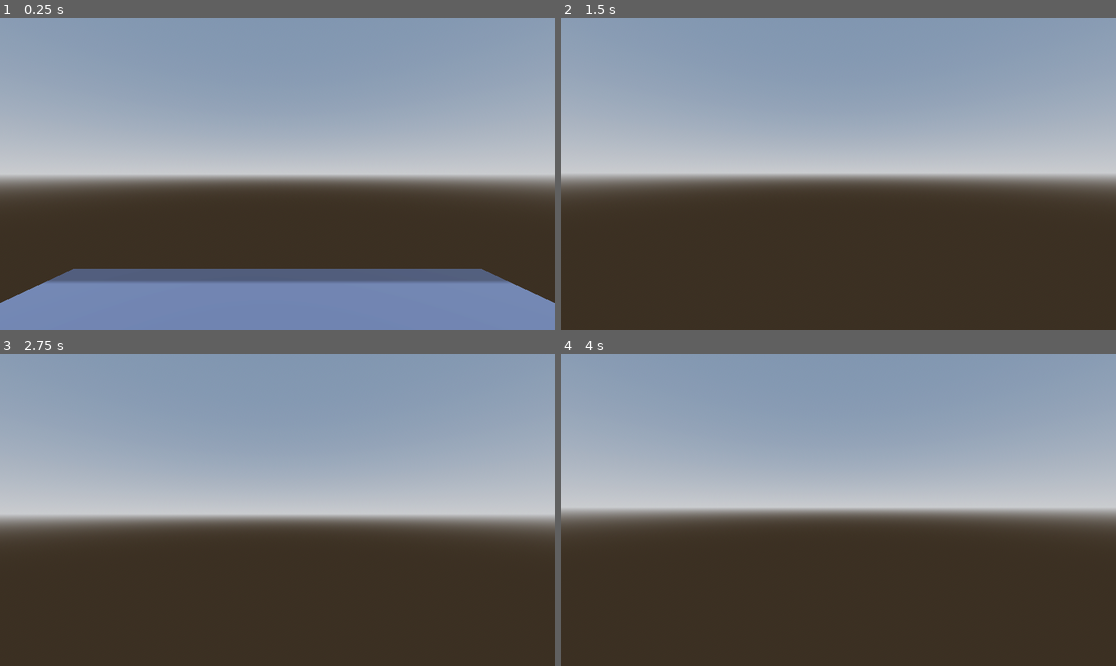
Above: before the commit, frames 1-4 (two rows, left to right).
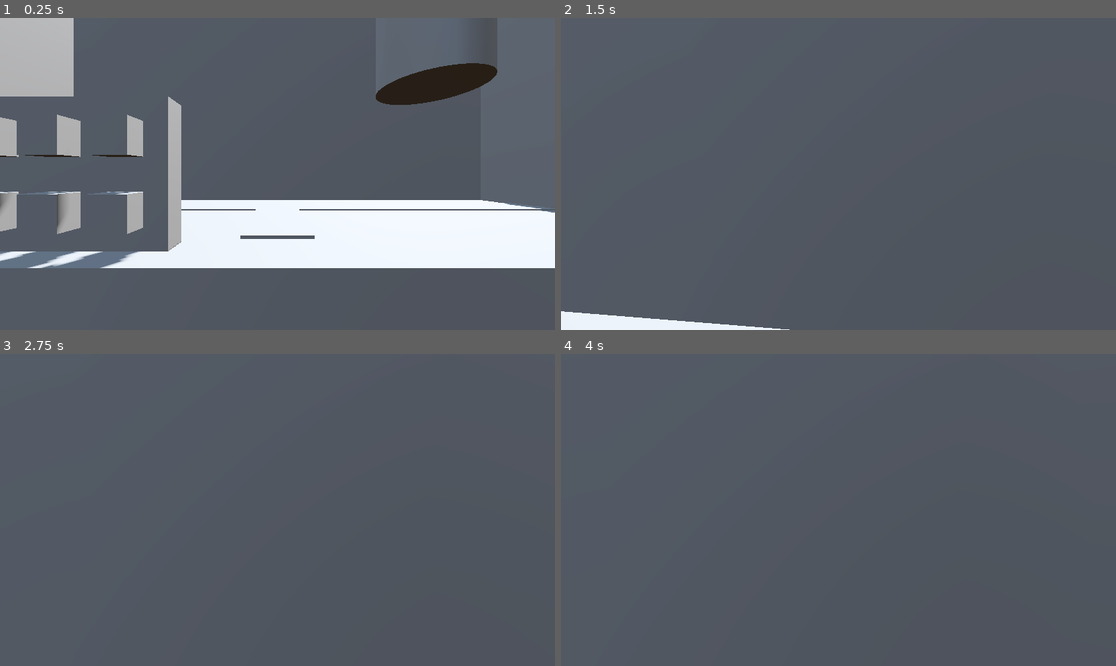
Above: after the commit, the same moments.

Repository: MrAwesomeOwl/scamajohn
Game: Godot game, scene res://main.tscn
The game is run twice, just before and just after one commit, with the same random seed, the same clock (stepped at 60 frames per second) and the same inputs. Before the commit the project starts from res://character_test_level.tscn. The engine's default icon, where the game draws it, is replaced by a stand-in: a white triangle on a blue panel in a dark square.
Inputs (mouse positions are in pixels of both pictures, inside the frame that each line leads up to):
- Up to frame 1 (0.25 s): no input
- Up to frame 2 (1.5 s): tap Enter (ui_accept) at 0.5, 0.77 s; move the mouse to (866, 174) at 0.52 s; hold W (forward) from 0.53 s (still down); click (866, 174) at 0.6 s; move the mouse to (810, 174) at 1.27 s; click (810, 174) at 1.35 s
- Up to frame 3 (2.75 s): keep holding W (forward); tap Enter (ui_accept) at 1.52, 2 s; move the mouse to (288, 503) at 2.02 s; click (288, 503) at 2.1 s
- Up to frame 4 (4 s): keep holding W (forward); tap Enter (ui_accept) at 2.75, 3.02, 3.5, 3.77 s; move the mouse to (832, 516) at 2.77 s; click (832, 516) at 2.85 s; move the mouse to (877, 513) at 3.52 s; click (877, 513) at 3.6 s

The runs differ from the first frame. In frame 1, 97% of the frame differs, in the area x 0-100%, y 0-100%; in frame 2, 99%; in frame 3, 99%; in frame 4, 99%.

Commit message:
add character

Diff:
--- a/main.tscn
+++ b/main.tscn
@@ -1,4 +1,19 @@
-[gd_scene load_steps=14 format=3 uid="uid://cfrm7fkwks3ss"]
+[gd_scene load_steps=18 format=3 uid="uid://is6e0wfb3ohw"]
+
+[ext_resource type="PackedScene" uid="uid://did4yjlfq5bun" path="res://scenes/character.tscn" id="1_ig7tw"]
+
+[sub_resource type="ProceduralSkyMaterial" id="ProceduralSkyMaterial_ig7tw"]
+sky_horizon_color = Color(0.662243, 0.671743, 0.686743, 1)
+ground_horizon_color = Color(0.662243, 0.671743, 0.686743, 1)
+
+[sub_resource type="Sky" id="Sky_0xm2m"]
+sky_material = SubResource("ProceduralSkyMaterial_ig7tw")
+
+[sub_resource type="Environment" id="Environment_h2yge"]
+background_mode = 2
+sky = SubResource("Sky_0xm2m")
+tonemap_mode = 2
+glow_enabled = true
 
 [sub_resource type="BoxShape3D" id="BoxShape3D_7dm0k"]
 size = Vector3(15.0127, 0.984741, 14.1907)
@@ -34,6 +49,16 @@
 
 [node name="Node3D" type="Node3D"]
 
+[node name="WorldEnvironment" type="WorldEnvironment" parent="."]
+environment = SubResource("Environment_h2yge")
+
+[node name="DirectionalLight3D" type="DirectionalLight3D" parent="."]
+transform = Transform3D(-0.866023, -0.433016, 0.250001, 0, 0.499998, 0.866027, -0.500003, 0.749999, -0.43301, 0, 0, 0)
+shadow_enabled = true
+
+[node name="Character" parent="." instance=ExtResource("1_ig7tw")]
+transform = Transform3D(1, 0, 0, 0, 1, 0, 0, 0, 1, 0, 1.50251, 0)
+
 [node name="Room" type="Node" parent="."]
 
 [node name="Floor" type="StaticBody3D" parent="Room"]
--- a/project.godot
+++ b/project.godot
@@ -11,7 +11,7 @@
 [application]
 
 config/name="scamajohn"
-run/main_scene="uid://73gpgt05c2lw"
+run/main_scene="uid://is6e0wfb3ohw"
 config/features=PackedStringArray("4.4", "Mobile")
 config/icon="res://icon.svg"
 
Not shown, added: .DS_Store
